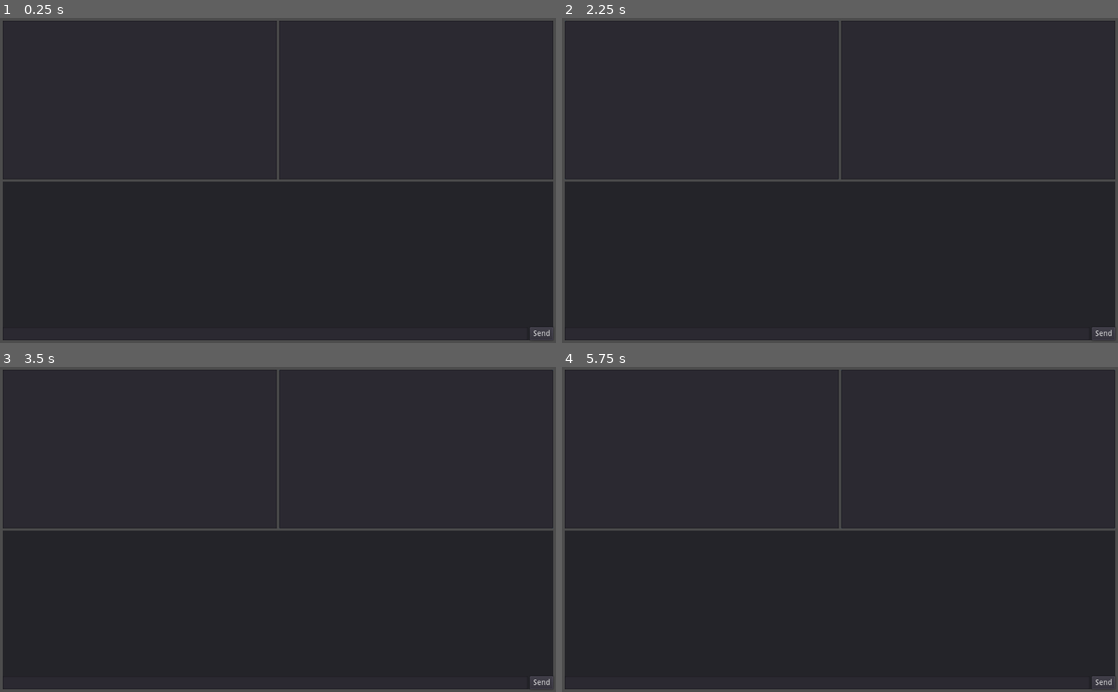
Above: before the commit, frames 1-4 (two rows, left to right).
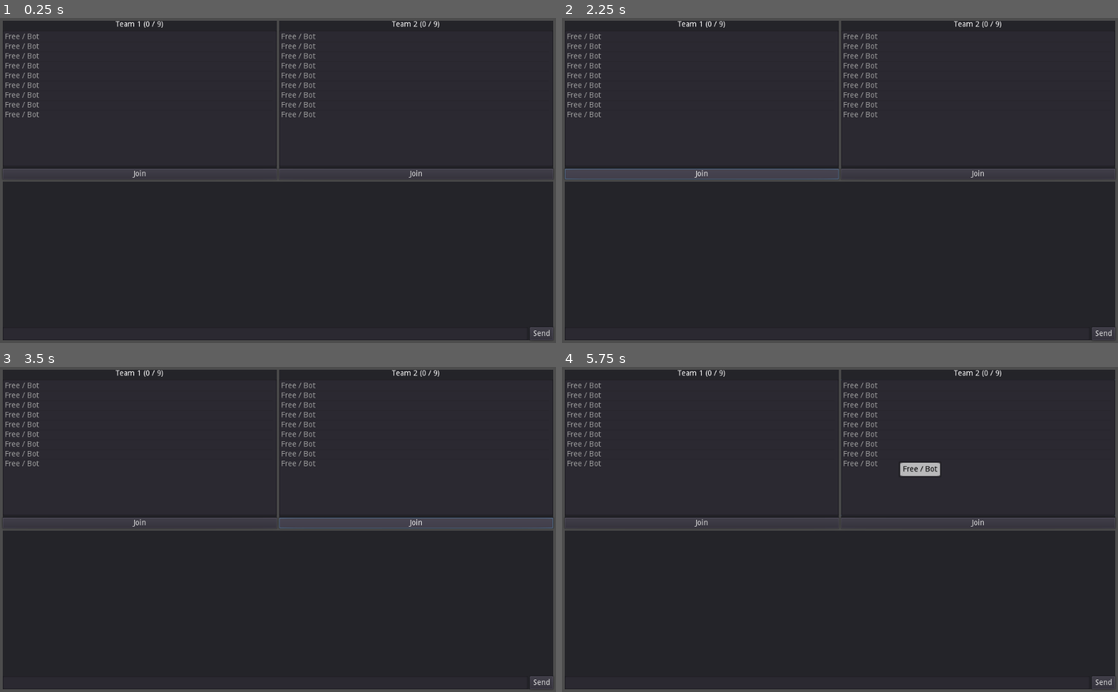
Above: after the commit, the same moments.

Repository: MrJustreborn/BattleMess
Game: Godot game, scene res://ui/lobby.tscn
Same seed, same stepped clock (60 frames per second), same inputs: the game is played once before the commit and once after it. This scene is started directly instead of the project's main scene. The engine's default icon, where the game draws it, is replaced by a stand-in: a white triangle on a blue panel in a dark square.
Inputs (mouse positions are in pixels of both pictures, inside the frame that each line leads up to):
- Up to frame 1 (0.25 s): no input
- Up to frame 2 (2.25 s): click (828, 333) at 0.52 s; type "12" at 0.6 s; click "Send" at 1.25 s; click (701, 174) at 2 s, where only the run after the commit has a clickable "Join"
- Up to frame 3 (3.5 s): click (417, 523) at 2.75 s, where only the run after the commit has a clickable "Join"
- Up to frame 4 (5.75 s): move the mouse to (962, 513) at 3.52 s; hold Up (ui_up) 3.53-4.28 s; click (962, 513) at 3.67 s; tap Enter (ui_accept) at 4.25, 4.52, 5 s; move the mouse to (728, 545) at 4.27 s; move the mouse to (895, 458) at 5.02 s; hold Up (ui_up) from 5.03 s (still down)

The runs differ from the first frame. In frame 1, 1.2% of the frame differs, in the area x 0-100%, y 0-50%; in frame 2, 2.8%; in frame 3, 2.8%; in frame 4, 1.5%.

Commit message:
Set team in lobby

Diff:
--- a/godot/singelton/network.gd
+++ b/godot/singelton/network.gd
@@ -58,6 +58,8 @@
 
 master func _set_player_data(player_name):
 	var origin = get_tree().get_rpc_sender_id();
+	if origin == 0 && get_tree().is_network_server():
+		origin = 1;
 	#register_player(origin, player_name);
 	if (origin in players):
 		players[origin] = player_name
@@ -67,7 +69,7 @@
 	print("Everyone sees this.. adding this id to your array! ", id) # everyone sees this
 	#the server will see this... better tell this guy who else is already in...
 	if !(id in players):
-		players[id] = {}
+		players[id] = globals.serialize();
 
 	# Server sends the info of existing players back to the new player
 	if get_tree().is_network_server():
@@ -80,7 +82,7 @@
 		#	rpc_id(id, "register_player", peer_id, players[peer_id]) #rpc_id only targets player with specified ID
 		#rpc("update_player_list") # not needed, just double checks everyone on same page
 
-remote func _set_player_list(newList):
+remotesync func _set_player_list(newList):
 	players = newList;
 	print("Got new list: ", players.size())
 	emit_signal("updated_players", players)
--- a/godot/ui/lobby.gd
+++ b/godot/ui/lobby.gd
@@ -4,12 +4,25 @@
 onready var toSend = $"VBoxContainer/Panel/VBoxContainer/HBoxContainer/LineEdit"
 onready var network = $"/root/network"
 
-onready var team_1 = $VBoxContainer/HBoxContainer/Panel/ItemList
-onready var team_2 = $VBoxContainer/HBoxContainer/Panel2/ItemList
+onready var team_1 = $VBoxContainer/HBoxContainer/Panel/VBoxContainer/ItemList
+onready var team_1_label = $VBoxContainer/HBoxContainer/Panel/VBoxContainer/Label
+
+onready var team_2 = $VBoxContainer/HBoxContainer/Panel2/VBoxContainer/ItemList
+onready var team_2_label = $VBoxContainer/HBoxContainer/Panel2/VBoxContainer/Label
+
+var teams = {
+	1: {},
+	2: {}
+}
+
+var max_players_per_team = 9; #testmap
 
 func _ready():
 	network.connect("updated_players", self, "_player_connected");
 	_update_player_list();
+	_update_labels();
+	if get_tree().is_network_server():
+		$VBoxContainer/HBoxContainer2.show();
 
 func _player_connected(newList):
 	rpc("_update_player_list")
@@ -21,8 +34,13 @@
 	for p in players:
 		if players[p]["team"] == "Team1":
 			team_1.add_item(str(players[p]["player_name"]), load("res://icon.png"), false);
-		else:
+		elif players[p]["team"] == "Team2":
 			team_2.add_item(str(players[p]["player_name"]), load("res://icon.png"), false);
+
+	while team_1.get_item_count() < max_players_per_team:
+		team_1.add_item("Free / Bot", null, false);
+	while team_2.get_item_count() < max_players_per_team:
+		team_2.add_item("Free / Bot", null, false);
 
 func _get_timestamp():
 	var time = OS.get_time()
@@ -46,9 +64,11 @@
 	return "[color=gray] (" + h +":"+ m +":"+ s + ") "
 
 remotesync func _append_chat(team, player_name, text):
-	var color = "[color=red]";
-	if team == "Team2":
-		color = "[color=green]";
+	var color = "(?) [color=white]";
+	if team == "Team1":
+		color = "(1) [color=red]";
+	elif team == "Team2":
+		color = "(2) [color=green]";
 	chat.bbcode_text += "\n" + _get_timestamp() + color +player_name+ ":\n [color=white] " + text
 
 master func _send_text(text):
@@ -63,3 +83,38 @@
 func _on_Button_pressed():
 	rpc("_send_text", toSend.text);
 	toSend.text = "";
+
+master func _request_join(which):
+	var origin = get_tree().get_rpc_sender_id();
+	if origin == 0 && get_tree().is_network_server():
+		origin = 1;
+	if teams[which].size() < max_players_per_team:
+		teams[1].erase(origin)
+		teams[2].erase(origin)
+		teams[which][origin] = ""
+		if origin == 1:
+			_change_team(which);
+		else:
+			rpc_id(origin, "_change_team", which);
+
+		_update_labels();
+
+remote func _change_team(team):
+	print(team)
+	if team == 1:
+		globals.team = "Team1";
+	elif team == 2:
+		globals.team = "Team2";
+	else:
+		globals.team = "";
+	network.rpc("_set_player_data", globals.serialize());
+
+func _update_labels():
+	team_1_label.text = "Team 1 (" + str(teams[1].size()) + " / " + str(max_players_per_team) + ")"
+	team_2_label.text = "Team 2 (" + str(teams[2].size()) + " / " + str(max_players_per_team) + ")"
+
+func _on_Join1_pressed():
+	rpc("_request_join", 1);
+
+func _on_Join2_pressed():
+	rpc("_request_join", 2);
--- a/godot/ui/lobby.tscn
+++ b/godot/ui/lobby.tscn
@@ -36,12 +36,34 @@
 size_flags_horizontal = 3
 size_flags_vertical = 3
 
-[node name="ItemList" type="ItemList" parent="VBoxContainer/HBoxContainer/Panel"]
+[node name="VBoxContainer" type="VBoxContainer" parent="VBoxContainer/HBoxContainer/Panel"]
 anchor_right = 1.0
 anchor_bottom = 1.0
 size_flags_horizontal = 3
 size_flags_vertical = 3
+
+[node name="Label" type="Label" parent="VBoxContainer/HBoxContainer/Panel/VBoxContainer"]
+margin_right = 505.0
+margin_bottom = 14.0
+size_flags_horizontal = 3
+text = "Team 1"
+align = 1
+valign = 1
+
+[node name="ItemList" type="ItemList" parent="VBoxContainer/HBoxContainer/Panel/VBoxContainer"]
+margin_top = 18.0
+margin_right = 505.0
+margin_bottom = 269.0
+size_flags_horizontal = 3
+size_flags_vertical = 3
 items = [ "Element 0", ExtResource( 2 ), false ]
+
+[node name="Join1" type="Button" parent="VBoxContainer/HBoxContainer/Panel/VBoxContainer"]
+margin_top = 273.0
+margin_right = 505.0
+margin_bottom = 293.0
+size_flags_horizontal = 3
+text = "Join"
 
 [node name="Panel2" type="Panel" parent="VBoxContainer/HBoxContainer"]
 margin_left = 509.0
@@ -50,12 +72,47 @@
 size_flags_horizontal = 3
 size_flags_vertical = 3
 
-[node name="ItemList" type="ItemList" parent="VBoxContainer/HBoxContainer/Panel2"]
+[node name="VBoxContainer" type="VBoxContainer" parent="VBoxContainer/HBoxContainer/Panel2"]
 anchor_right = 1.0
 anchor_bottom = 1.0
 size_flags_horizontal = 3
 size_flags_vertical = 3
+
+[node name="Label" type="Label" parent="VBoxContainer/HBoxContainer/Panel2/VBoxContainer"]
+margin_right = 505.0
+margin_bottom = 14.0
+size_flags_horizontal = 3
+text = "Team 2"
+align = 1
+valign = 1
+
+[node name="ItemList" type="ItemList" parent="VBoxContainer/HBoxContainer/Panel2/VBoxContainer"]
+margin_top = 18.0
+margin_right = 505.0
+margin_bottom = 269.0
+size_flags_horizontal = 3
+size_flags_vertical = 3
 items = [ "Element 0", ExtResource( 2 ), false ]
+
+[node name="Join2" type="Button" parent="VBoxContainer/HBoxContainer/Panel2/VBoxContainer"]
+margin_top = 273.0
+margin_right = 505.0
+margin_bottom = 293.0
+size_flags_horizontal = 3
+text = "Join"
+
+[node name="HBoxContainer2" type="HBoxContainer" parent="VBoxContainer"]
+visible = false
+margin_top = 285.0
+margin_right = 1014.0
+margin_bottom = 305.0
+size_flags_horizontal = 3
+
+[node name="Start" type="Button" parent="VBoxContainer/HBoxContainer2"]
+margin_right = 1014.0
+margin_bottom = 20.0
+size_flags_horizontal = 3
+text = "Start"
 
 [node name="Panel" type="Panel" parent="VBoxContainer"]
 margin_top = 297.0
@@ -96,4 +153,6 @@
 margin_bottom = 24.0
 shortcut = SubResource( 2 )
 text = "Send"
+[connection signal="pressed" from="VBoxContainer/HBoxContainer/Panel/VBoxContainer/Join1" to="." method="_on_Join1_pressed"]
+[connection signal="pressed" from="VBoxContainer/HBoxContainer/Panel2/VBoxContainer/Join2" to="." method="_on_Join2_pressed"]
 [connection signal="pressed" from="VBoxContainer/Panel/VBoxContainer/HBoxContainer/Button" to="." method="_on_Button_pressed"]
--- a/godot/ui/main_menu.gd
+++ b/godot/ui/main_menu.gd
@@ -17,10 +17,8 @@
 
 func _on_Host_pressed():
 	_set_address()
-	level_select_popup.popup_centered()
+	level_select_popup.popup_centered();
 	yield(level_select_popup, "hide");
-	team_select_popup.popup_centered()
-	yield(team_select_popup, "hide");
 	if $"/root/network".host_server() == OK:
 		get_tree().change_scene("res://ui/lobby.tscn"); #TODO: goto lobby
 	else:
@@ -29,19 +27,7 @@
 
 func _on_Join_pressed():
 	_set_address()
-	team_select_popup.popup_centered()
-	yield(team_select_popup, "hide");
-	if $"/root/network".join_server() == OK:
+	if $"/root/network".join_server() == OK: #TODO: ceck if connected
 		get_tree().change_scene("res://ui/lobby.tscn"); #TODO: goto lobby
 	else:
 		printerr("Could not connect to server with: ", globals.ip, ":", globals.port);
-
-
-func _on_Team1_pressed():
-	globals.team = "Team1";
-	team_select_popup.hide();
-
-
-func _on_Team2_pressed():
-	globals.team = "Team2";
-	team_select_popup.hide();
--- a/godot/ui/main_menu.tscn
+++ b/godot/ui/main_menu.tscn
@@ -176,34 +176,5 @@
 margin_right = 41.0
 margin_bottom = 20.0
 text = "Start"
-
-[node name="WindowDialog2" type="WindowDialog" parent="."]
-margin_left = 20.0
-margin_top = 238.0
-margin_right = 553.0
-margin_bottom = 492.0
-
-[node name="HBoxContainer" type="HBoxContainer" parent="WindowDialog2"]
-anchor_right = 1.0
-anchor_bottom = 1.0
-size_flags_horizontal = 3
-size_flags_vertical = 3
-
-[node name="Team1" type="Button" parent="WindowDialog2/HBoxContainer"]
-margin_right = 264.0
-margin_bottom = 254.0
-size_flags_horizontal = 3
-size_flags_vertical = 3
-text = "Team 1"
-
-[node name="Team2" type="Button" parent="WindowDialog2/HBoxContainer"]
-margin_left = 268.0
-margin_right = 533.0
-margin_bottom = 254.0
-size_flags_horizontal = 3
-size_flags_vertical = 3
-text = "Team 2"
 [connection signal="pressed" from="VBoxContainer/HBoxContainer/Host" to="." method="_on_Host_pressed"]
 [connection signal="pressed" from="VBoxContainer/HBoxContainer/Join" to="." method="_on_Join_pressed"]
-[connection signal="pressed" from="WindowDialog2/HBoxContainer/Team1" to="." method="_on_Team1_pressed"]
-[connection signal="pressed" from="WindowDialog2/HBoxContainer/Team2" to="." method="_on_Team2_pressed"]
